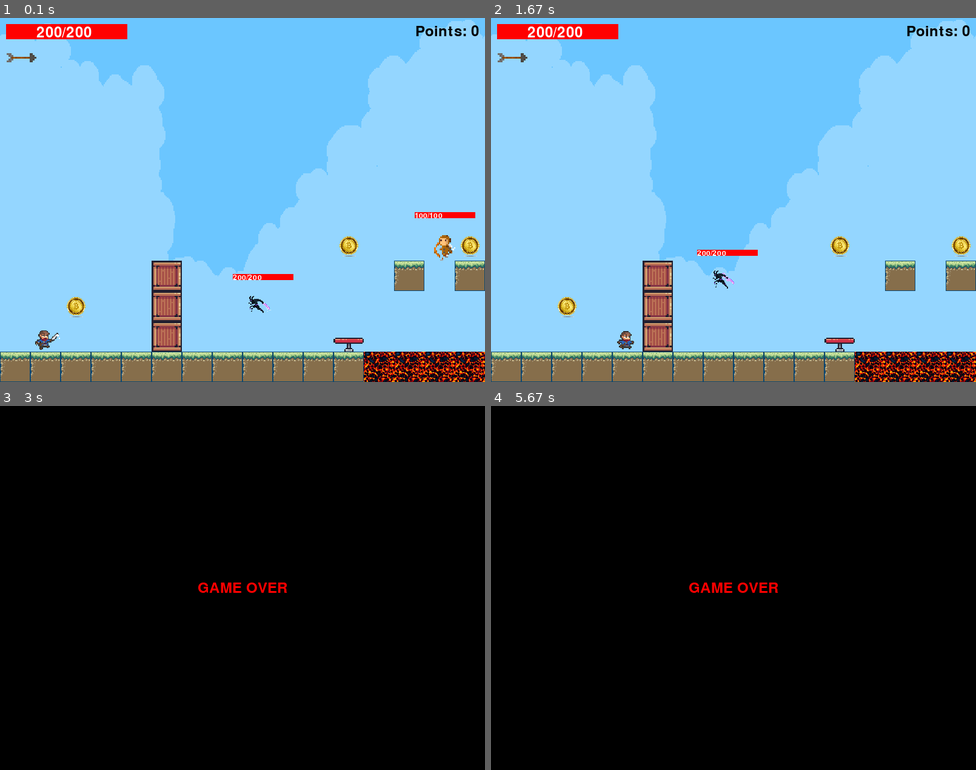
Above: before the commit, frames 1-4 (two rows, left to right).
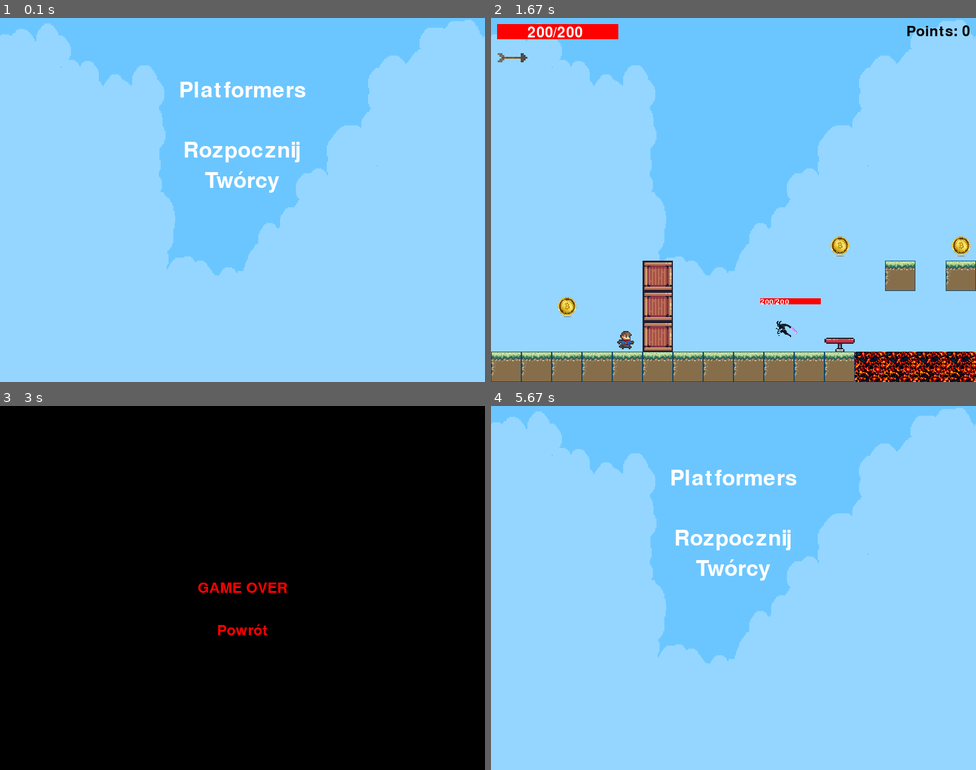
Above: after the commit, the same moments.

Repository: kardam00n/PyGame-Platformer
Game: pygame game, started from main.py
The game is run twice, just before and just after one commit, with the same random seed, the same clock (stepped at 60 frames per second) and the same inputs.
Inputs (mouse positions are in pixels of both pictures, inside the frame that each line leads up to):
- Up to frame 1 (0.1 s): no input
- Up to frame 2 (1.67 s): click (791, 163) at 0.38 s; tap F at 0.67 s; hold D 1-1.47 s; move the mouse to (573, 72) at 1.03 s; tap Z at 1.07, 1.37, 1.57 s; hold D from 1.5 s (still down)
- Up to frame 3 (3 s): tap Z at 1.87, 2.07, 2.37, 2.63, 2.93 s; release D at 1.97 s; hold A 2-2.53 s; tap C at 2.15 s; hold A 2.57-2.97 s
- Up to frame 4 (5.67 s): press the mouse at (757, 638) at 3.03 s; move the mouse to (665, 653) at 3.13 s; release the mouse at (568, 668) at 3.27 s; press the mouse at (791, 551) at 3.37 s; move the mouse to (670, 620) at 3.47 s; release the mouse at (549, 689) at 3.6 s; hold D 3.67-4.3 s; move the mouse to (908, 613) at 3.7 s; tap Z at 3.73, 4.03, 4.4, 4.7 s; hold A 4.33-4.8 s; press the mouse at (757, 638) at 5.37 s; move the mouse to (689, 646) at 5.47 s; release the mouse at (617, 653) at 5.6 s

The runs differ from the first frame. In frame 1, 15% of the frame differs, in the area x 0-100%, y 1-100%; in frame 2, 0.6%; in frame 3, 0.2%; in frame 4, 100%, in the area x 0-100%, y 0-100%.

Commit message:
v.0.4.4 (Menu added)

Diff:
--- a/Display/UI.py
+++ b/Display/UI.py
@@ -1,55 +1,176 @@
 import pygame
+from enum import Enum
+from Levels import MapParser
+
+class GameState(Enum):
+    MAINMENU = 1
+    RUNNING = 2
+    GAMEOVER = 3
+    FINISHED = 4
+    CREDITS = 5
+
+class UI():
+    def __init__(self, win, map):
+        self.win = win
+        self.map = map
+        self.currentState = GameState.MAINMENU
+    def displayUI(self):
+
+        win = self.win
+        map = self.map
+
+        if map.player.health<=0:
+            self.currentState = GameState.GAMEOVER
+        if map.player.completed:
+            self.currentState = GameState.FINISHED
+
+        font = pygame.font.Font('freesansbold.ttf', 24)
+
+        # wyswietlacz punktow
+        points = font.render("Points: " + str(map.player.points), True, (0, 0, 0), None)
+        pointsRect = points.get_rect()
+        pointsRect.x= map.DISPLAY_W - pointsRect.width - 10;
+        pointsRect.y=10
+        map.camera.scroll()
+        win.blit(points, pointsRect)
+
+        # wyswietlacz zdrowia
+
+        health = font.render(str(map.player.health) + "/" + str(map.player.maxHealth), True, (255, 255, 255), None)
+
+        healthRect = health.get_rect()
+        healthRect.x = 60
+        healthRect.y = 12
+        map.camera.scroll()
+        pygame.draw.rect(win, (0,0,0), (10, 10, 200, 25))
+        pygame.draw.rect(win, (255,0,0), (10,10,map.player.health,25))
+        win.blit(health, healthRect)
+
+        #wysiwietlacz strzal
+        arrows = pygame.image.load(map.player.ARROWS[map.player.selectedArrows].getDisplayImg())
+        arrows = pygame.transform.scale(arrows, (50,50))
+        arrowsRect = arrows.get_rect()
+        arrowsRect.y = arrowsRect.y + 40
+        arrowsRect.x = arrowsRect.x + 10
+        win.blit(arrows,arrowsRect)
+
+    def displayGameOver(self):
+
+        win = self.win
+        map = self.map
+
+        font = pygame.font.Font('freesansbold.ttf', 24)
+        gameOverStr = font.render("GAME OVER", True, (255, 0, 0), None)
+        gameOverRect = gameOverStr.get_rect()
+        gameOverRect.x = map.DISPLAY_W/2
+        gameOverRect.y = map.DISPLAY_H/2
+
+        BackStr = font.render("Powrót", True, (255, 0, 0), None)
+        BackRect = BackStr.get_rect()
+        BackRect.x = map.DISPLAY_W/2
+        BackRect.y = map.DISPLAY_H/5 + 250
+
+        if pygame.mouse.get_pressed()[0]:
+            if BackRect.collidepoint(pygame.mouse.get_pos()):
+                self.currentState = GameState.MAINMENU
+
+        win.fill((0,0,0))
+        win.blit(gameOverStr, (gameOverRect.x-gameOverRect.width/2, gameOverRect.y-gameOverRect.height/2))
+        win.blit(BackStr, (BackRect.x-BackRect.width/2, BackRect.y-BackRect.height/2))
+        pygame.display.update()
+
+    def displayWin(self):
+
+        win = self.win
+        map = self.map
+
+        font = pygame.font.Font('freesansbold.ttf', 24)
+        winStr = font.render("LEVEL COMPLETED", True, (0, 255, 0), None)
+        winRect = winStr.get_rect()
+        winRect.x = map.DISPLAY_W/2
+        winRect.y = map.DISPLAY_H/2
+
+        BackStr = font.render("Powrót", True, (0, 255, 0), None)
+        BackRect = BackStr.get_rect()
+        BackRect.x = map.DISPLAY_W/2
+        BackRect.y = map.DISPLAY_H/5 + 250
+
+        if pygame.mouse.get_pressed()[0]:
+            if BackRect.collidepoint(pygame.mouse.get_pos()):
+                self.currentState = GameState.MAINMENU
+
+        win.fill((0,0,0))
+        win.blit(winStr, (winRect.x-winRect.width/2, winRect.y-winRect.height/2))
+        win.blit(BackStr, (BackRect.x-BackRect.width/2, BackRect.y-BackRect.height/2))
+        pygame.display.update()
+
+    def displayMainMenu(self):
 
 
+        win = self.win
+        map = self.map
 
-def displayUI(win, map):
+        map.drawBG()
+        font = pygame.font.Font('freesansbold.ttf', 36)
+        TitleStr = font.render("Platformers", True, (255, 255, 255), None)
+        TitleRect = TitleStr.get_rect()
+        TitleRect.x = map.DISPLAY_W/2
+        TitleRect.y = map.DISPLAY_H/5
 
-    font = pygame.font.Font('freesansbold.ttf', 24)
+        PlayStr = font.render("Rozpocznij", True, (255, 255, 255), None)
+        PlayRect = PlayStr.get_rect()
+        PlayRect.x = map.DISPLAY_W/2
+        PlayRect.y = map.DISPLAY_H/5 + 100
 
-    # wyswietlacz punktow
-    points = font.render("Points: " + str(map.player.points), True, (0, 0, 0), None)
-    pointsRect = points.get_rect()
-    pointsRect.x= map.DISPLAY_W - pointsRect.width - 10;
-    pointsRect.y=10
-    map.camera.scroll()
-    win.blit(points, pointsRect)
+        CreditsStr = font.render("Twórcy", True, (255, 255, 255), None)
+        CreditsRect = CreditsStr.get_rect()
+        CreditsRect.x = map.DISPLAY_W/2
+        CreditsRect.y = map.DISPLAY_H/5 + 150
 
-    # wyswietlacz zdrowia
+        if pygame.mouse.get_pressed()[0]:
+            if PlayRect.collidepoint(pygame.mouse.get_pos()):
+                self.currentState = GameState.RUNNING
+                map.resetLevel()
+            if CreditsRect.collidepoint(pygame.mouse.get_pos()):
+                self.currentState = GameState.CREDITS
 
-    health = font.render(str(map.player.health) + "/" + str(map.player.maxHealth), True, (255, 255, 255), None)
+        win.blit(TitleStr, (TitleRect.x-TitleRect.width/2, TitleRect.y-TitleRect.height/2))
+        win.blit(PlayStr, (PlayRect.x-PlayRect.width/2, PlayRect.y-PlayRect.height/2))
+        win.blit(CreditsStr, (CreditsRect.x-CreditsRect.width/2, CreditsRect.y-CreditsRect.height/2))
+        pygame.display.update()
 
-    healthRect = health.get_rect()
-    healthRect.x = 60
-    healthRect.y = 12
-    map.camera.scroll()
-    pygame.draw.rect(win, (0,0,0), (10, 10, 200, 25))
-    pygame.draw.rect(win, (255,0,0), (10,10,map.player.health,25))
-    win.blit(health, healthRect)
+    def displayCredits(self):
+        win = self.win
+        map = self.map
+        map.drawBG()
+        font = pygame.font.Font('freesansbold.ttf', 36)
+        TitleStr = font.render("Twórcy:", True, (255, 255, 255), None)
+        TitleRect = TitleStr.get_rect()
+        TitleRect.x = map.DISPLAY_W/2
+        TitleRect.y = map.DISPLAY_H/5
 
-    #wysiwietlacz strzal
-    arrows = pygame.image.load(map.player.ARROWS[map.player.selectedArrows].getDisplayImg())
-    arrows = pygame.transform.scale(arrows, (50,50))
-    arrowsRect = arrows.get_rect()
-    arrowsRect.y = arrowsRect.y + 40
-    arrowsRect.x = arrowsRect.x + 10
-    win.blit(arrows,arrowsRect)
+        font = pygame.font.Font('freesansbold.ttf', 24)
+        PlayStr = font.render("Dawid Kardacz", True, (255, 255, 255), None)
+        PlayRect = PlayStr.get_rect()
+        PlayRect.x = map.DISPLAY_W/2
+        PlayRect.y = map.DISPLAY_H/5 + 100
 
-def displayGameOver(win, map):
-    font = pygame.font.Font('freesansbold.ttf', 24)
-    gameOverStr = font.render("GAME OVER", True, (255, 0, 0), None)
-    gameOverRect = gameOverStr.get_rect()
-    gameOverRect.x = map.DISPLAY_W/2
-    gameOverRect.y = map.DISPLAY_H/2
-    win.fill((0,0,0))
-    win.blit(gameOverStr, (gameOverRect.x-gameOverRect.width/2, gameOverRect.y-gameOverRect.height/2))
-    pygame.display.update()
+        Play2Str = font.render("Jakub Kroczek", True, (255, 255, 255), None)
+        Play2Rect = Play2Str.get_rect()
+        Play2Rect.x = map.DISPLAY_W/2
+        Play2Rect.y = map.DISPLAY_H/5 + 150
 
-def displayWin(win, map):
-    font = pygame.font.Font('freesansbold.ttf', 24)
-    gameOverStr = font.render("LEVEL COMPLETED", True, (0, 255, 0), None)
-    gameOverRect = gameOverStr.get_rect()
-    gameOverRect.x = map.DISPLAY_W/2
-    gameOverRect.y = map.DISPLAY_H/2
-    win.fill((0,0,0))
-    win.blit(gameOverStr, (gameOverRect.x-gameOverRect.width/2, gameOverRect.y-gameOverRect.height/2))
-    pygame.display.update()
+        BackStr = font.render("Powrót", True, (255, 255, 255), None)
+        BackRect = BackStr.get_rect()
+        BackRect.x = map.DISPLAY_W/2
+        BackRect.y = map.DISPLAY_H/5 + 250
+
+        if pygame.mouse.get_pressed()[0]:
+            if BackRect.collidepoint(pygame.mouse.get_pos()):
+                self.currentState = GameState.MAINMENU
+
+        win.blit(TitleStr, (TitleRect.x-TitleRect.width/2, TitleRect.y-TitleRect.height/2))
+        win.blit(PlayStr, (PlayRect.x-PlayRect.width/2, PlayRect.y-PlayRect.height/2))
+        win.blit(Play2Str, (Play2Rect.x-Play2Rect.width/2, Play2Rect.y-Play2Rect.height/2))
+        win.blit(BackStr, (BackRect.x-BackRect.width/2, BackRect.y-BackRect.height/2))
+        pygame.display.update()
--- a/Display/map.py
+++ b/Display/map.py
@@ -55,3 +55,13 @@
         background = pygame.image.load("assets/Background.png")
         background = pygame.transform.scale(background, (800, 600))
         self.win.blit(background, (0, 0))
+
+    def resetLevel(self):
+        self.player = Player.Player(0,0)
+        self.finish = Block.Finish(self.DISPLAY_W, 0)
+        self.blocks = []
+        self.coins = []
+        self.enemies = []
+        self.arrows = []
+        MapParser.parseLvl("Levels/lvl1.txt", self)
+        self.camera = Camera.Camera(self.player, self)
--- a/main.py
+++ b/main.py
@@ -1,7 +1,9 @@
 import pygame
 
+from enum import Enum
 from Entities import enemy, Player
 from Display import Block, Camera, Coin, map, UI
+from Display.UI import GameState
 
 
 if __name__ == '__main__':
@@ -11,45 +13,37 @@
     #rozmiary mapy wysokosc 600 szerokosc 2400, kamera 600 x 800
     #w blokach: 12x48 (dla kamery 12x16)
     win = pygame.display.set_mode((800, 600))
-    pygame.display.set_caption("Pierwsza gra")
+    pygame.display.set_caption("Platformers")
 
     run = True
-    gameOver = False
-    completed = False
     map = map.Map(win)
-
-
-
-    # lista zawierajaca bloki
-
+    currentState = GameState.MAINMENU
+    ui = UI.UI(win, map)
 
     while run:
         map.drawBG()
 
         # zamkniecie gry
-        if map.player.health<=0 and not completed:
-            gameOver = True
-        if map.player.completed and not gameOver:
-            completed = True
         for event in pygame.event.get():
             if event.type == pygame.QUIT:
                 run = False
-                gameOver = False
 
         # opóźnienie w grze
         pygame.time.delay(15)
 
+        currentState = ui.currentState
         # dodawanie obiektow do mapy
-        map.render()
+        if currentState == GameState.FINISHED:
+            ui.displayWin()
+        if currentState == GameState.GAMEOVER:
+            ui.displayGameOver()
+        if currentState == GameState.RUNNING:
+            map.render()
+            ui.displayUI()
+        if currentState == GameState.CREDITS:
+            ui.displayCredits()
+        if currentState == GameState.MAINMENU:
+            ui.displayMainMenu()
 
-
-        UI.displayUI(win, map)
-
-        while gameOver:
-            UI.displayGameOver(win, map)
-            break
-        while completed:
-            UI.displayWin(win, map)
-            break
         # odświeżenie ekranu
         pygame.display.update()
